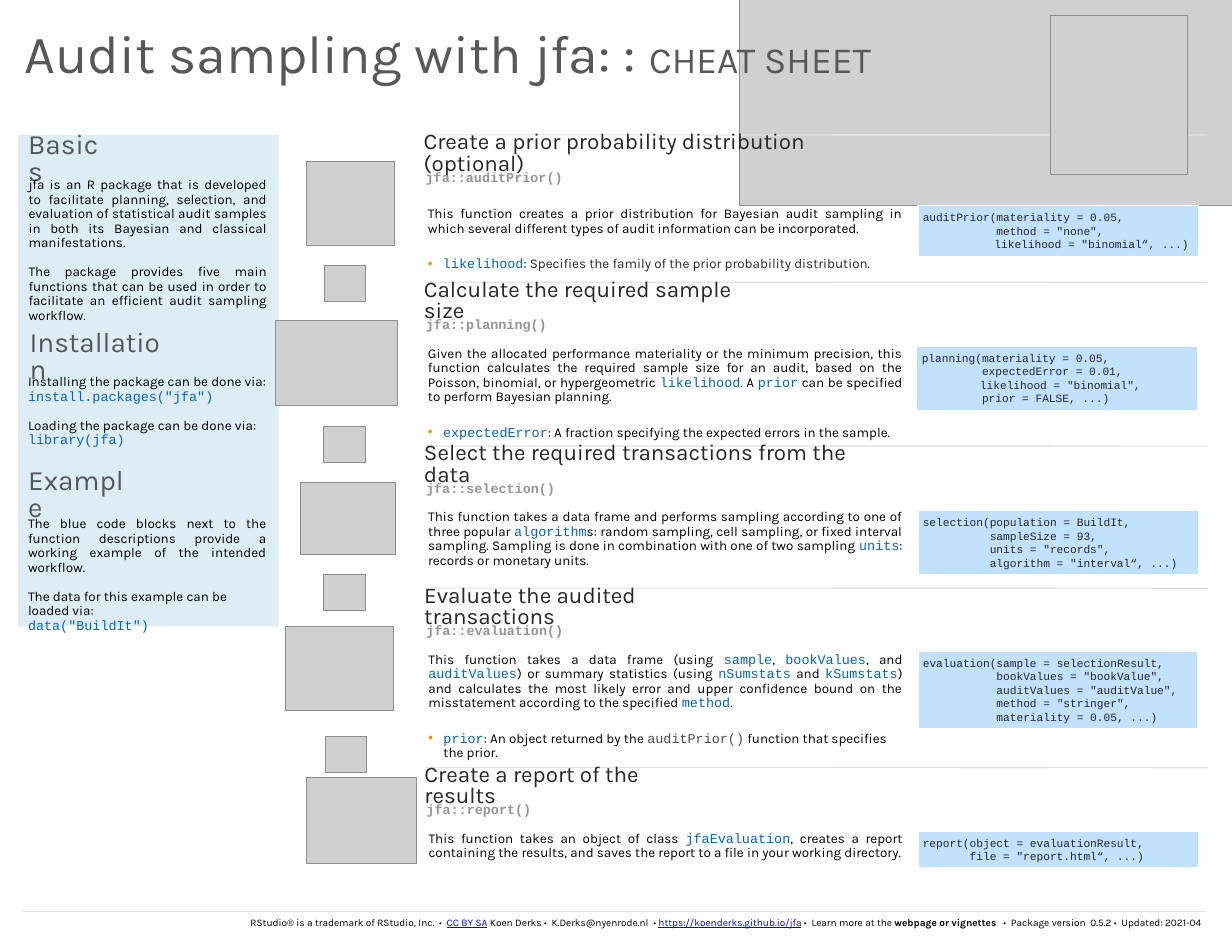
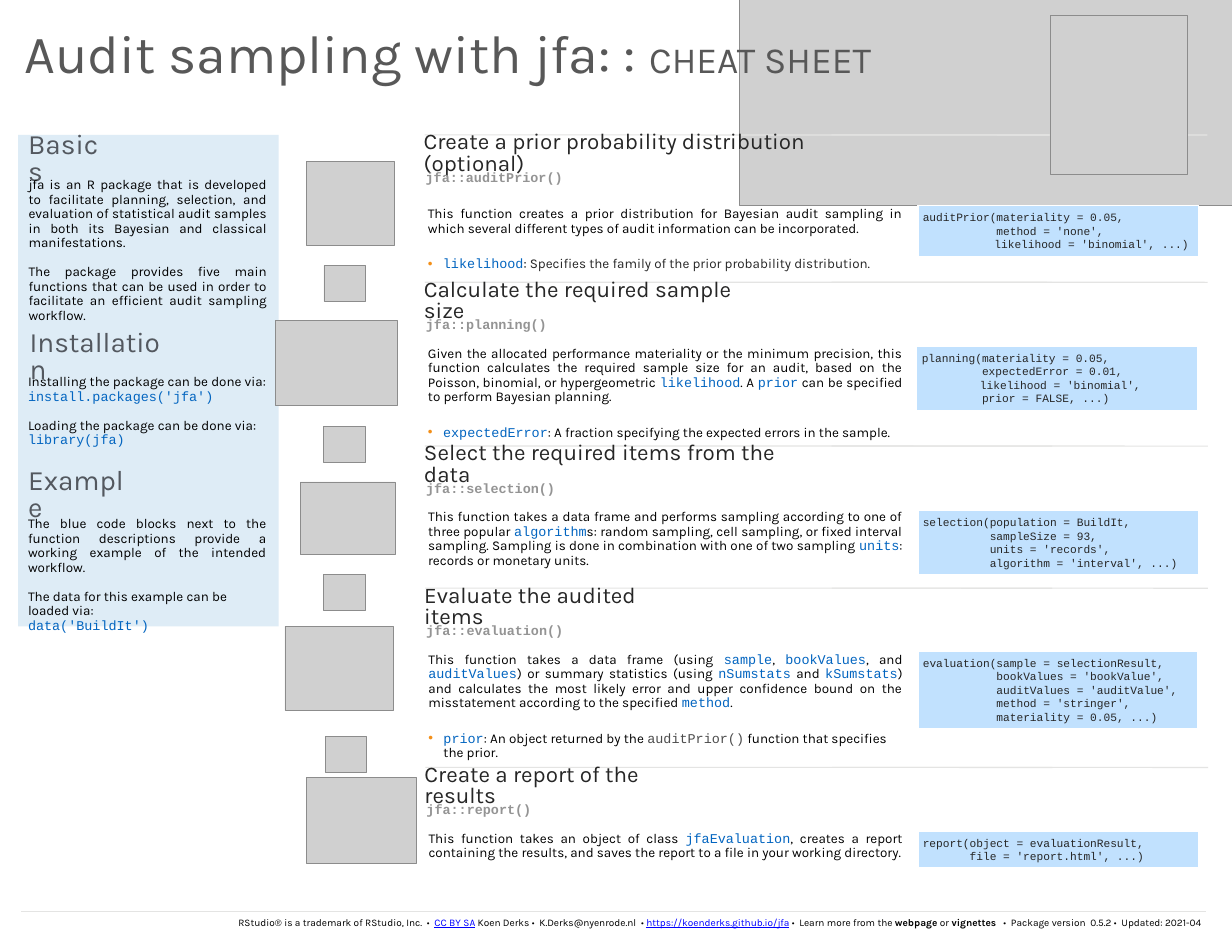
Before and after one commit to koenderks/jfa, a slide deck: slide 1 of man/figures/cheatsheet/cheatsheet.pptx. Drawn at 1232x952 pixels with LibreOffice and Linux fonts; fonts in the diff are those of the drawing; grey boxes stand for pictures. Boxes give left, top, right and bottom in pixels: in the first picture for what was removed or moved away, otherwise in the second. Text is boxed around its words. In the diff, an @@ line names an element or a change of style, - is before the commit and + after.

Commit message:
Update the cheat sheet

```diff
--- a/man/figures/cheatsheet/cheatsheet.pptx
+++ b/man/figures/cheatsheet/cheatsheet.pptx
@@ text in rectangle at [994,227,1155,250]: text changed @@
-method = "none",
-likelihood = "binomial“, ...)
+method = 'none',
+likelihood = 'binomial', ...)
@@ text in rectangle at [980,381,1141,391]: text changed @@
-likelihood = "binomial",
+likelihood = 'binomial',
@@ text at [28,391,213,404]: text changed @@
-install.packages("jfa")
+install.packages('jfa')
@@ text at [424,440,774,488]: text changed @@
-  Select the required transactions from the data
+  Select the required items from the data
@@ text in rectangle at [990,545,1144,570]: text changed @@
-units = "records",
-algorithm = "interval“, ...)
+units = 'records',
+algorithm = 'interval', ...)
@@ text at [424,587,636,631]: text changed @@
-  Evaluate the audited transactions
+  Evaluate the audited items
@@ text at [28,620,149,633]: text changed @@
-data("BuildIt")
+data('BuildIt')
@@ text in rectangle at [996,673,1177,710]: text changed @@
-bookValues = "bookValue",
-auditValues = "auditValue",
-method = "stringer",
+bookValues = 'bookValue',
+auditValues = 'auditValue',
+method = 'stringer',
@@ text in rectangle at [970,852,1111,862]: text changed @@
-file = "report.html“, ...)
+file = 'report.html', ...)
@@ text at [238,918,1201,929]: text changed @@
-RStudio® is a trademark of RStudio, Inc. • CC BY SA Koen Derks • K.Derks@nyenrode.nl • https://koenderks.github.io/jfa • Learn more at the webpage or vignettes • Package version 0.5.2 • Updated: 2021-04
+RStudio® is a trademark of RStudio, Inc. • CC BY SA Koen Derks • K.Derks@nyenrode.nl • https://koenderks.github.io/jfa • Learn more from the webpage or vignettes • Package version 0.5.2 • Updated: 2021-04
```
Also in this commit, not shown: 4 other files.
